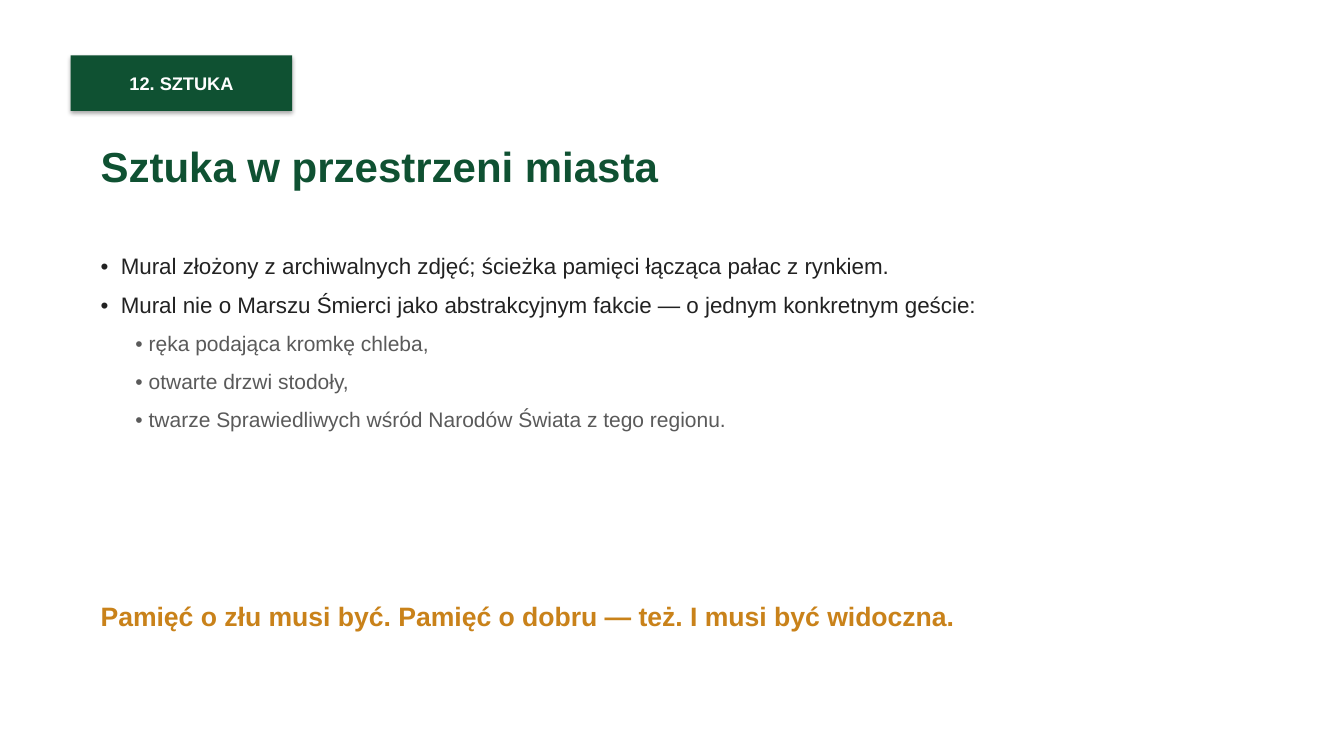
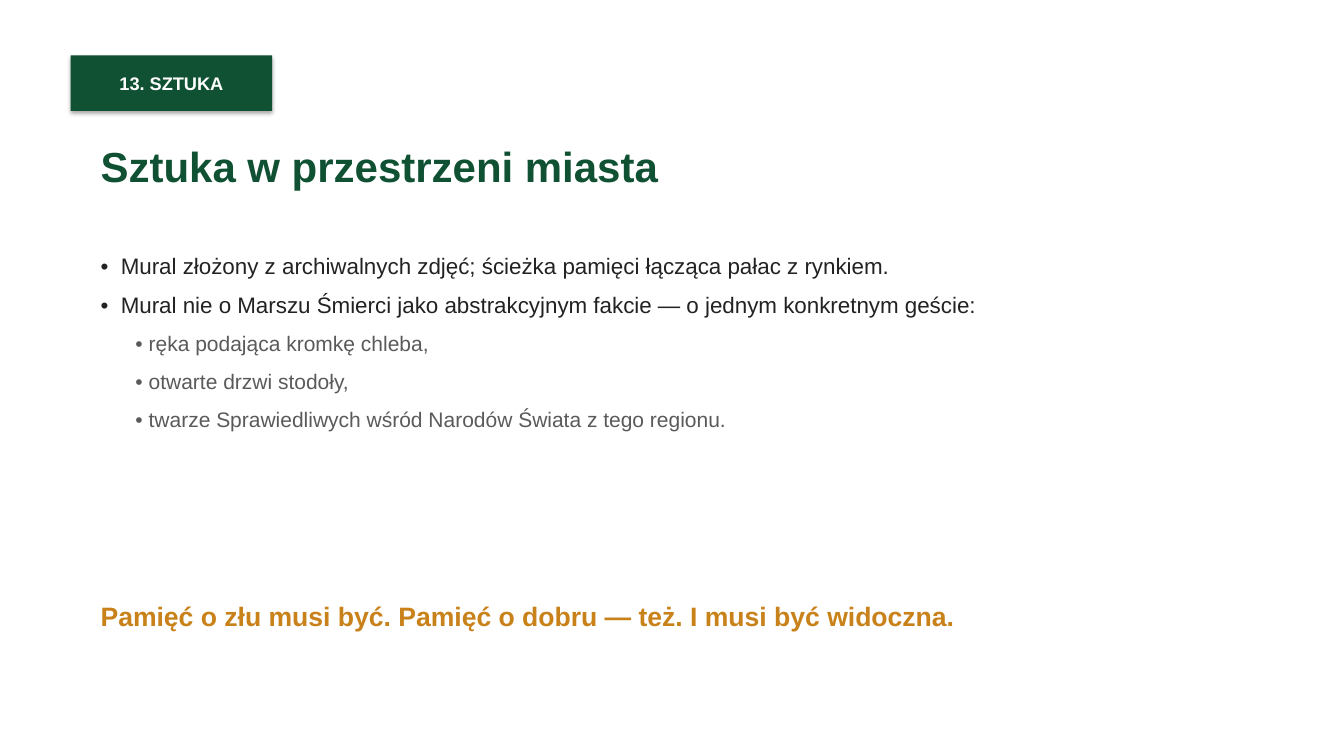
Before and after one commit to mszana-info/mszana, a slide deck: slide 17 of seminarium/prezentacja-muzeum-bez-scian.pptx (slide 16 before the commit). Drawn at 1344x756 pixels with LibreOffice and Linux fonts; fonts in the diff are those of the drawing. Boxes give left, top, right and bottom in pixels: in the first picture for what was removed or moved away, otherwise in the second. Text is boxed around its words. In the diff, an @@ line names an element or a change of style, - is before the commit and + after.

```diff
--- a/seminarium/prezentacja-muzeum-bez-scian.pptx
+++ b/seminarium/prezentacja-muzeum-bez-scian.pptx
@@ rectangle "13. SZTUKA": place and size @@
-rectangle "13. SZTUKA" at [71, 55, 292, 111]
+rectangle "13. SZTUKA" at [71, 55, 272, 111]
@@ text in rectangle at [119, 77, 224, 90]: text changed @@
-12. SZTUKA
+13. SZTUKA
```
Also in this commit, not shown: 19 other slides changed, 1 slide added, 10 other files.
